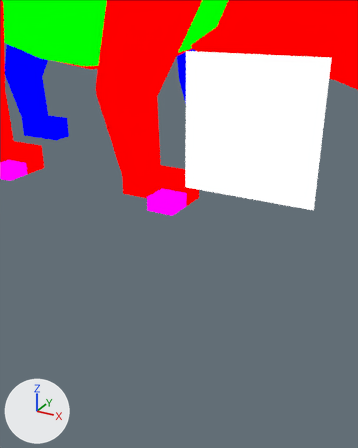
A saved change to the Blender file assets-source/blender/motion/stegosaurus-eat.blend.
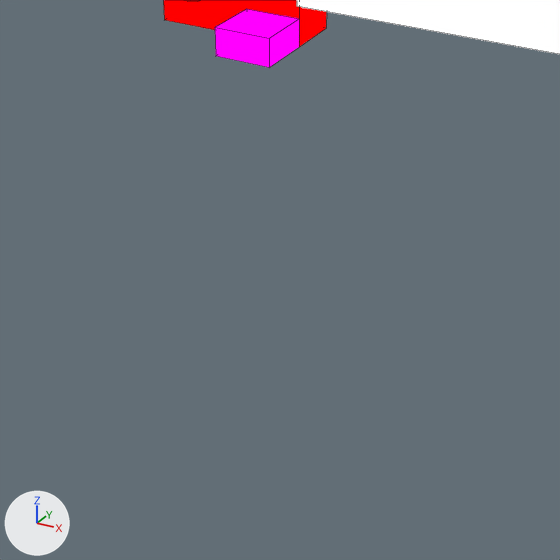
There are two pictures of each version: one from a camera (50 mm lens) standing at (78.68, -35.79, 12.91) and looking at (74.35, -27.9, 8.97), one close up on the part from 13% to 86% of the width and 41% to 100% of the height. Every picture has the same lights, and +X, +Y and +Z are marked at lower left. The last two pictures show the newer version. The close-ups show mesh edges as thin lines.

Names of what the first close-up shows: 'DinoTycoon_Motion_stegosaurus_eat_eye', 'DinoTycoon_Motion_stegosaurus_eat_near_front_claws', 'DinoTycoon_Motion_stegosaurus_eat_near_front_foot'.
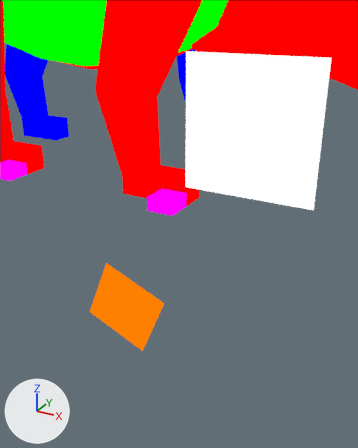
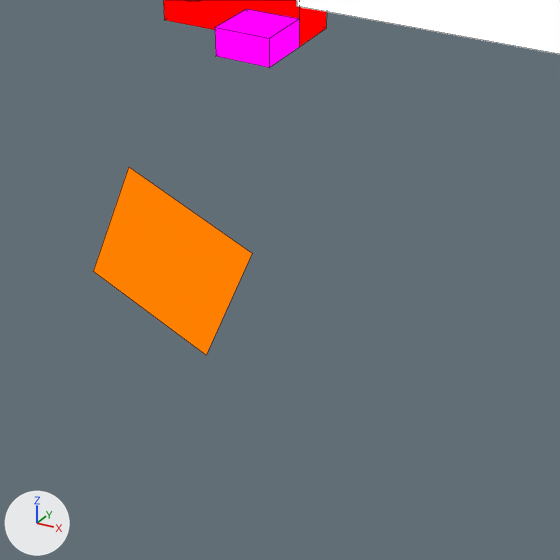
The newer file adds a shape key; the second version is drawn at full value of the shape key 'eat_03' of 'DinoTycoon_Motion_stegosaurus_eat_eye_white', and the change is written as the vertex moves it makes.

Patch to the scene script:
```diff
--- a/assets-source/blender/motion/stegosaurus-eat.blend.py
+++ b/assets-source/blender/motion/stegosaurus-eat.blend.py
@@ mat_dinotycoon_role_y @@
+mat_dinotycoon_role_y = emission_material('DinoTycoon_Role_Y')
+mat_dinotycoon_role_y.base_color = (1.0, 0.216, 0.0)  # orange #ff8000
@@ me_dinotycoon_motion_stegosaurus_eat_sample_eye_white @@
+me_dinotycoon_motion_stegosaurus_eat_sample_eye_white.from_pydata([(73.34, -29.0, 8.36), (74.64, -29.0, 7.84), (74.12, -29.0, 6.54), (72.82, -29.0, 7.06), (73.34, -29.0, 8.36), (74.64, -29.0, 7.84), (74.12, -29.0, 6.54), (72.82, -29.0, 7.06)], [], [(3, 2, 1, 0), (4, 5, 6, 7), (0, 1, 5, 4), (1, 2, 6, 5), (2, 3, 7, 6), (3, 0, 4, 7)])
+me_dinotycoon_motion_stegosaurus_eat_sample_eye_white.materials.append(mat_dinotycoon_role_y)  # orange #ff8000
@@ ob_dinotycoon_motion_stegosaurus_eat_eye_white @@
+ob_dinotycoon_motion_stegosaurus_eat_eye_white = bpy.data.objects.new('DinoTycoon_Motion_stegosaurus_eat_eye_white', me_dinotycoon_motion_stegosaurus_eat_sample_eye_white)
+ob_dinotycoon_motion_stegosaurus_eat_eye_white.location = (0.0, 0.0, 0.0)
```

Location of each change, [x1, y1, x2, y2] in pixels of the close-ups (560 x 560 px):
'DinoTycoon_Motion_stegosaurus_eat_eye_white', added (orange): after [93, 167, 252, 355]
